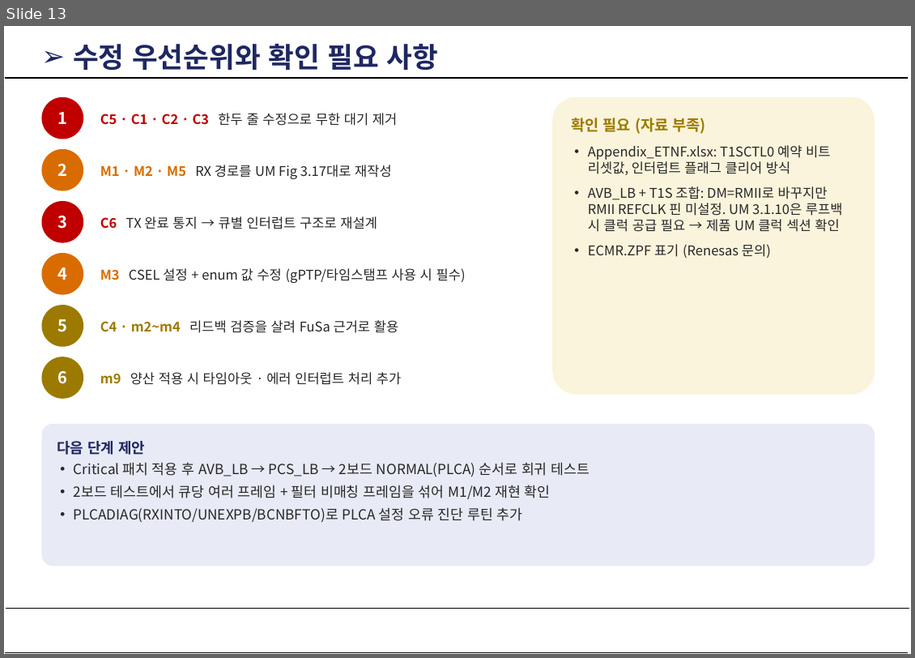
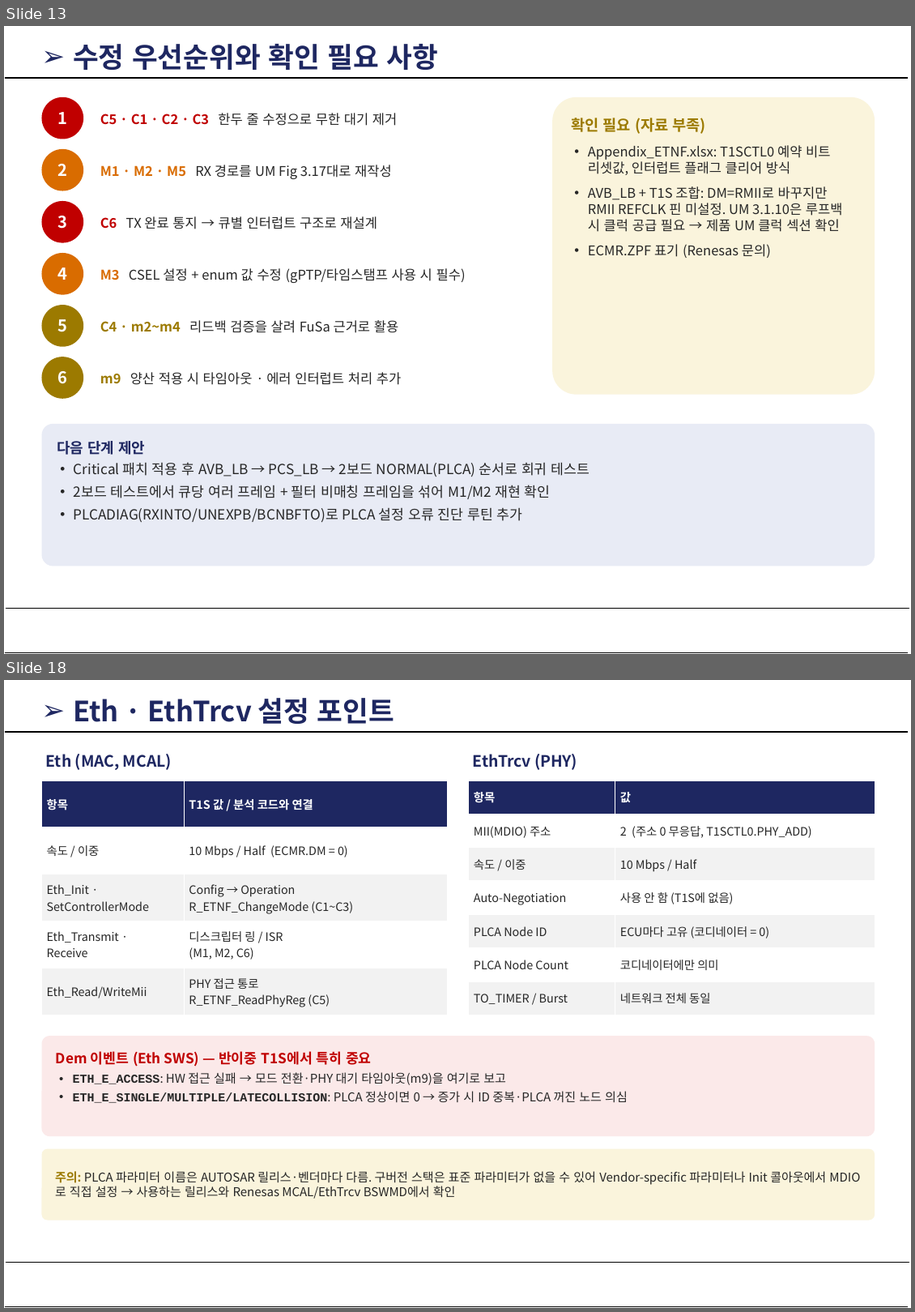
Before and after one commit to DooleyHD/U5L4_10BASET1S, a slide deck: docs/대진 10base t1s.pptx. Shown one above the other, each under a label of ours: slide 13 before the commit, slides 13 and 18 after it; the slides between them are not shown. The pictures are 915x658 and 915x1312 pixels, drawn with LibreOffice and Linux fonts; fonts in the diff are those of the drawing; background and template pictures are left out. Boxes give left, top, right and bottom in pixels: in the first picture for what was removed or moved away, otherwise in the second. Text is boxed around its words. In the diff, an @@ line names an element or a change of style, - is before the commit and + after.

```diff
--- a/docs/대진 10base t1s.pptx
+++ b/docs/대진 10base t1s.pptx
@@ slide 18 added at (x1=4, y1=680, x2=911, y2=1308), background #FFFFFF; not listed: 3 template elements that a slide beside it also shows @@
@@ text added at (x1=73, y1=698, x2=394, y2=724), 24 pt, text #1E2761, bold @@
+➢ Eth · EthTrcv 설정 포인트
@@ text added at (x1=46, y1=754, x2=172, y2=770), 13.5 pt, text #1E2761, bold @@
+Eth (MAC, MCAL)
@@ text added at (x1=473, y1=754, x2=577, y2=770), 13.5 pt, text #1E2761, bold @@
+EthTrcv (PHY)
@@ table added at (x1=42, y1=780, x2=448, y2=1015), 5 rows, 2 columns @@
+항목 | T1S 값 / 분석 코드와 연결
+속도 / 이중 | 10 Mbps / Half (ECMR.DM = 0)
+Eth_Init · / SetControllerMode | Config → Operation / R_ETNF_ChangeMode (C1~C3)
+Eth_Transmit · / Receive | 디스크립터 링 / ISR / (M1, M2, C6)
+Eth_Read/WriteMii | PHY 접근 통로 / R_ETNF_ReadPhyReg (C5)
@@ table added at (x1=469, y1=780, x2=876, y2=1015), 7 rows, 2 columns @@
+항목 | 값
+MII(MDIO) 주소 | 2 (주소 0 무응답, T1SCTL0.PHY_ADD)
+속도 / 이중 | 10 Mbps / Half
+Auto-Negotiation | 사용 안 함 (T1S에 없음)
+PLCA Node ID | ECU마다 고유 (코디네이터 = 0)
+PLCA Node Count | 코디네이터에만 의미
+TO_TIMER / Burst | 네트워크 전체 동일
@@ rounded rectangle added at (x1=42, y1=1036, x2=876, y2=1137), fill #FBE9E9, 10.5 pt, text #262626, bold @@
+Dem 이벤트 (Eth SWS) — 반이중 T1S에서 특히 중요
+• ETH_E_ACCESS: HW 접근 실패 → 모드 전환·PHY 대기 타임아웃(m9)을 여기로 보고
+• ETH_E_SINGLE/MULTIPLE/LATECOLLISION: PLCA 정상이면 0 → 증가 시 ID 중복·PLCA 꺼진 노드 의심
@@ rounded rectangle added at (x1=42, y1=1149, x2=876, y2=1220), fill #FAF4DC, 10.5 pt, text #262626 @@
+주의: PLCA 파라미터 이름은 AUTOSAR 릴리스·벤더마다 다름. 구버전 스택은 표준 파라미터가 없을 수 있어 Vendor-specific 파라미터나 Init 콜아웃에서 MDIO로 직접 설정 → 사용하는 릴리스와 Renesas MCAL/EthTrcv BSWMD에서 확인
```
Also in this commit, not shown: 5 other slides added.
